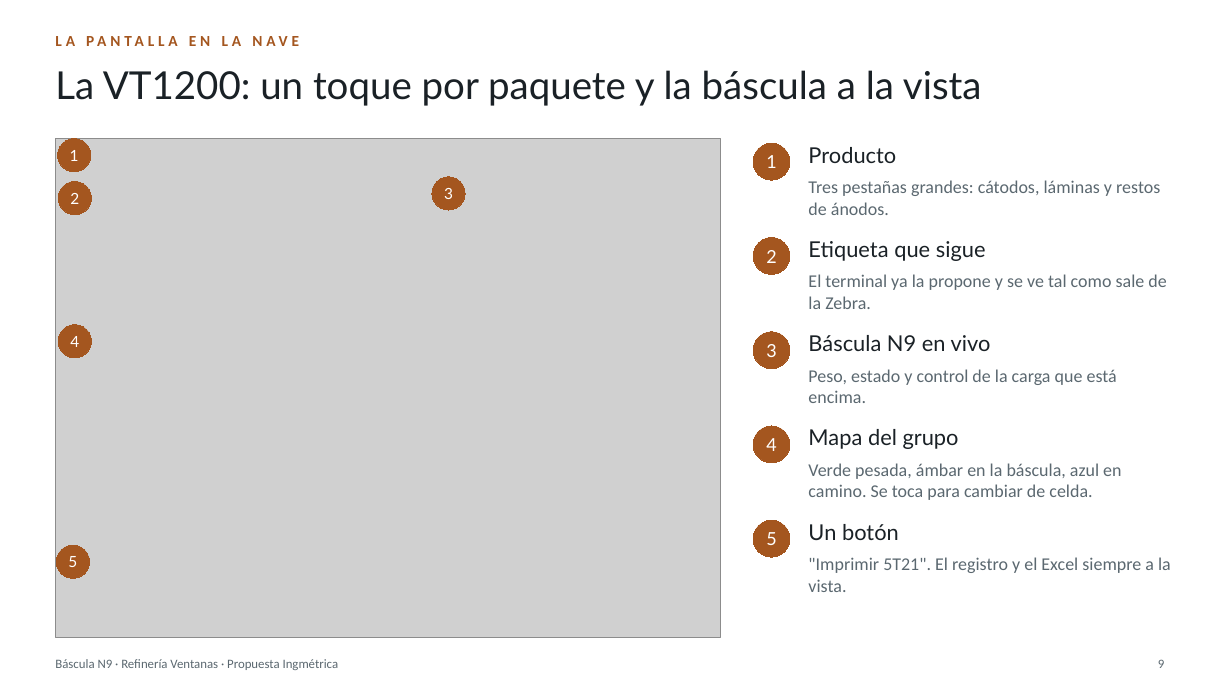
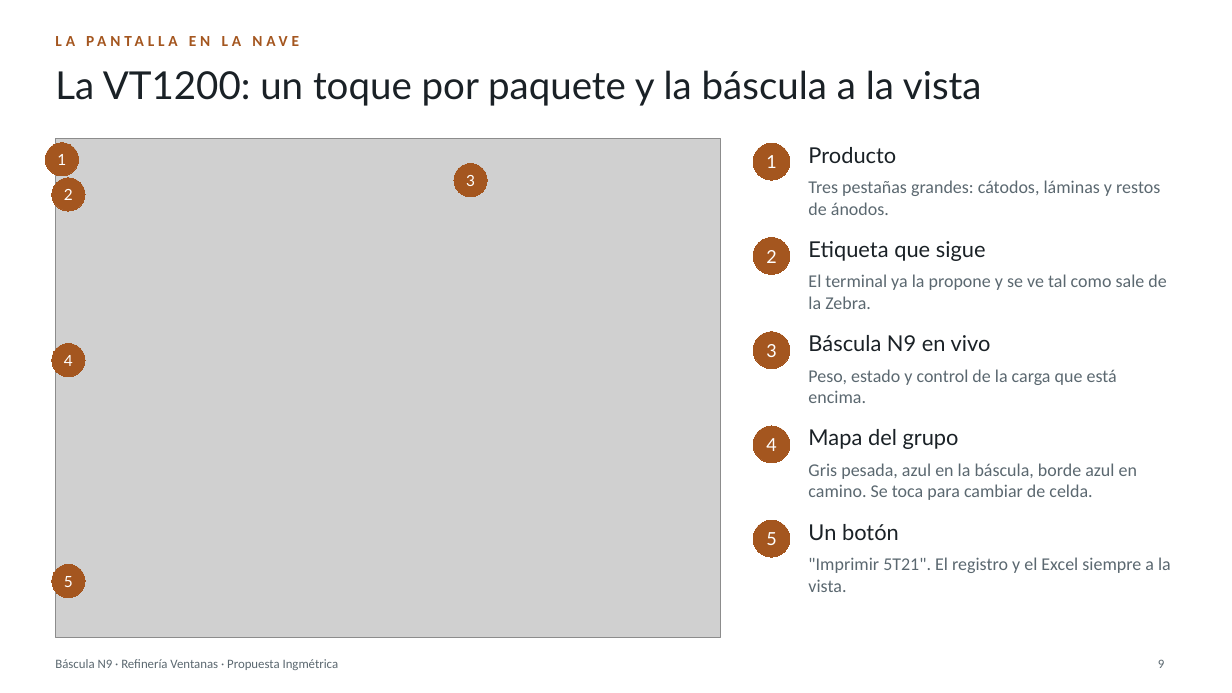
Before and after one commit to BortegaING/Codelco-Proyecto, a slide deck: slide 9 of presentacion/Bascula-N9-Ventanas.pptx. Drawn at 1232x693 pixels with LibreOffice and Linux fonts; fonts in the diff are those of the drawing; grey boxes stand for pictures. Boxes give left, top, right and bottom in pixels: in the first picture for what was removed or moved away, otherwise in the second. Text is boxed around its words. In the diff, an @@ line names an element or a change of style, - is before the commit and + after.

```diff
--- a/presentacion/Bascula-N9-Ventanas.pptx
+++ b/presentacion/Bascula-N9-Ventanas.pptx
@@ ellipse "1": place and size @@
-ellipse "1" at [57, 139, 91, 172]
+ellipse "1" at [45, 142, 79, 176]
@@ ellipse "2": place and size @@
-ellipse "2" at [58, 181, 91, 214]
+ellipse "2" at [52, 177, 85, 211]
@@ ellipse "3": place and size @@
-ellipse "3" at [432, 177, 465, 210]
+ellipse "3" at [454, 164, 487, 197]
@@ ellipse "4": place and size @@
-ellipse "4" at [58, 324, 91, 358]
+ellipse "4" at [52, 344, 85, 377]
@@ text at [808, 463, 1137, 500]: text changed @@
-Verde pesada, ámbar en la báscula, azul en camino. Se toca para cambiar de celda.
+Gris pesada, azul en la báscula, borde azul en camino. Se toca para cambiar de celda.
@@ ellipse "5": place and size @@
-ellipse "5" at [56, 545, 90, 579]
+ellipse "5" at [52, 565, 85, 598]
```
Also in this commit, not shown: 1 other slide changed, 18 other files.
